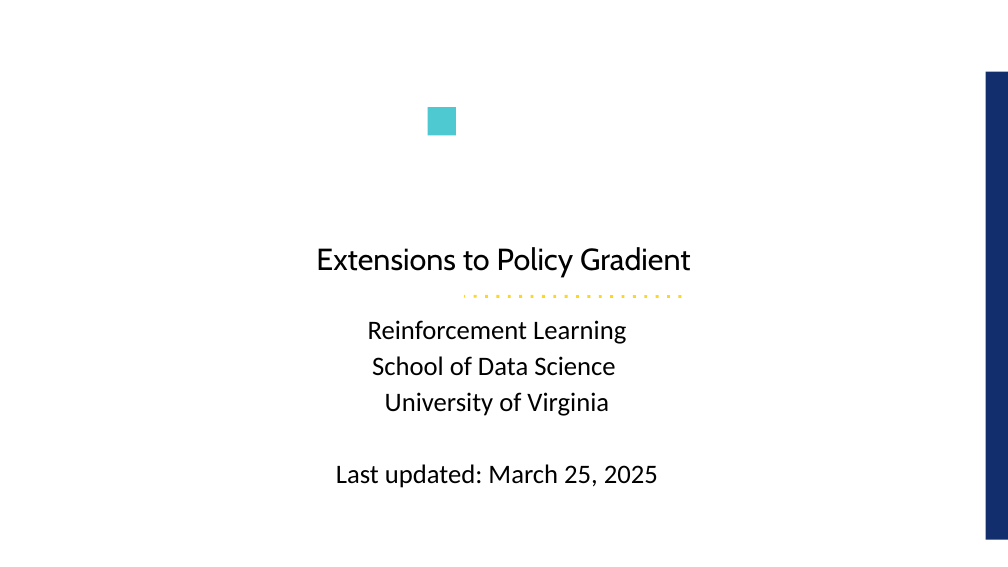
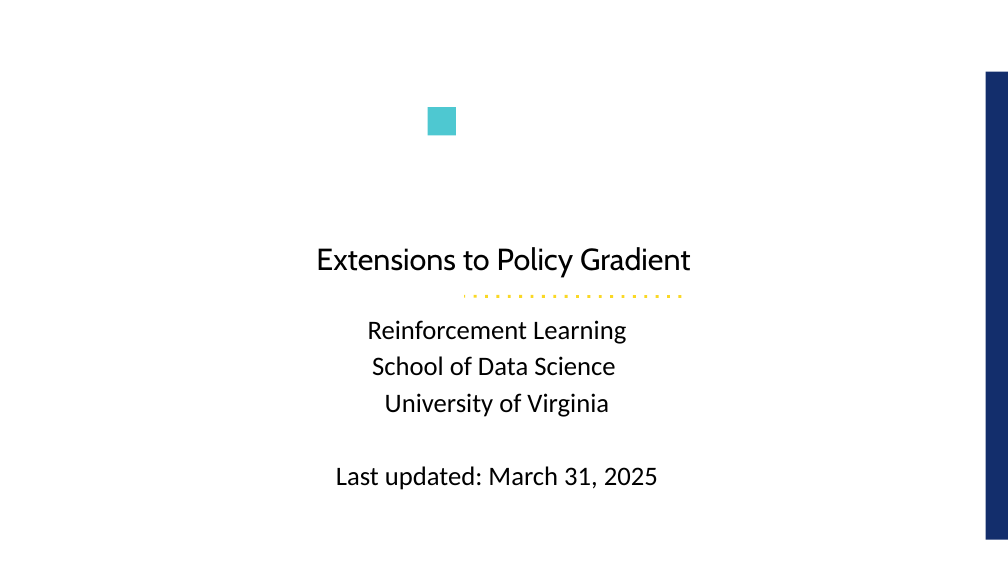
Before and after one commit to UVADS/reinforcement_learning, a slide deck: slide 1 of 08_policy_gradients_extensions/policy_gradients_extensions.ppt. Drawn at 1008x567 pixels with LibreOffice and Linux fonts; fonts in the diff are those of the drawing; background and template pictures are left out. Boxes give left, top, right and bottom in pixels: in the first picture for what was removed or moved away, otherwise in the second. Text is boxed around its words. In the diff, an @@ line names an element or a change of style, - is before the commit and + after.

```diff
--- a/08_policy_gradients_extensions/policy_gradients_extensions.ppt
+++ b/08_policy_gradients_extensions/policy_gradients_extensions.ppt
@@ text at [336,466,658,490]: text changed @@
-Last updated: March 25, 2025
+Last updated: March 31, 2025
```
Also in this commit, not shown: 2 other slides changed, 1 other file.
